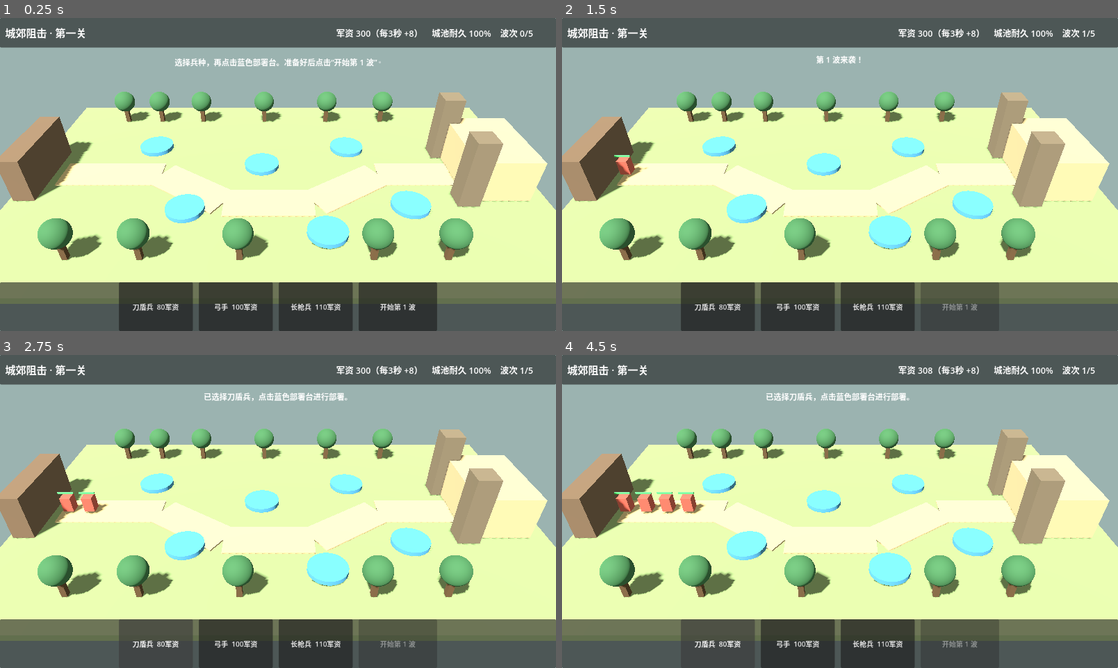
Above: before the commit, frames 1-4 (two rows, left to right).
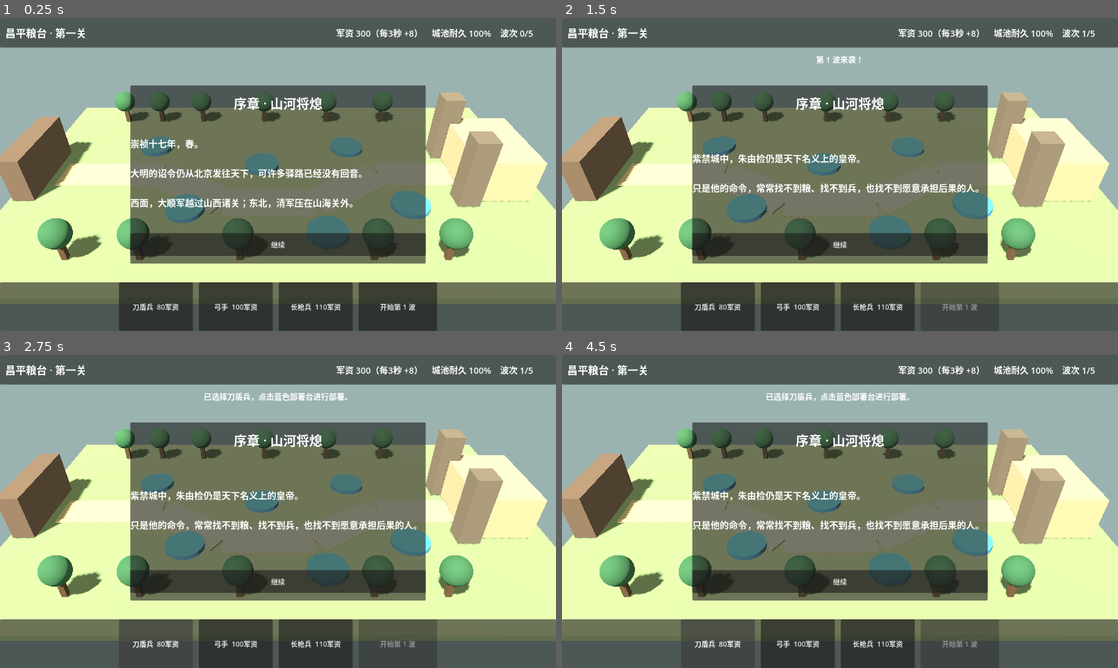
Above: after the commit, the same moments.

Repository: Pinguopai/Tower-Defense---Enemies-from-Both-Sides
Game: Godot game, scene res://scenes/Main.tscn
Two runs of this game, one before a commit and one after it. Both use one fixed random seed, a clock stepped at 60 frames per second and the inputs below.
Inputs (mouse positions are in pixels of both pictures, inside the frame that each line leads up to):
- Up to frame 1 (0.25 s): no input
- Up to frame 2 (1.5 s): click (840, 243) at 0.5 s, where only the run after the commit has a clickable "继续"; click "开始第 1 波" at 1.25 s
- Up to frame 3 (2.75 s): click "刀盾兵 80军资" at 2 s
- Up to frame 4 (4.5 s): click "弓手 100军资" at 2.75 s; click "长枪兵 110军资" at 3.5 s; click "刀盾兵 80军资" at 4.25 s

The runs differ from the first frame. In frame 1, 31% of the frame differs, in the area x 1-77%, y 3-79%; in frame 2, 31%; in frame 3, 31%; in frame 4, 31%.

Commit message:
内容提交

Diff:
--- a/client/scripts/main.gd
+++ b/client/scripts/main.gd
@@ -41,12 +41,22 @@
 var income_wait := 0.0
 var camera_angle := 0.0
 var camera_distance := 20.0
+var story_panel: PanelContainer
+var story_label: Label
+var story_next_button: Button
+var story_page := 0
+var story_pages := [
+	"崇祯十七年，春。\n\n大明的诏令仍从北京发往天下，可许多驿路已经没有回音。\n\n西面，大顺军越过山西诸关；东北，清军压在山海关外。",
+	"紫禁城中，朱由检仍是天下名义上的皇帝。\n\n只是他的命令，常常找不到粮、找不到兵，也找不到愿意承担后果的人。",
+	"【昌平粮台急报】\n\n宁武方向烽火已绝。库中尚有京师急需的粮秣与箭药，守军不足，请示焚仓撤退。",
+	"你的手指触及山河图。散落的兵牌重新排列，封死的军械库自行开启。\n\n奇观没有创造士兵。它只是让来不及集结的人，赶在城门关闭前站到了自己的位置上。"
+]
 
 func _ready() -> void:
 	_build_world()
 	_build_hud()
 	_update_status()
-	_show_message("选择兵种，再点击蓝色部署台。准备好后点击“开始第 1 波”。")
+	_show_story()
 
 func _process(delta: float) -> void:
 	if Input.is_action_pressed("camera_rotate_left"):
@@ -56,6 +66,8 @@
 		camera_angle -= delta
 		_update_camera()
 	if game_finished:
+		return
+	if story_panel and story_panel.visible:
 		return
 	_income_tick(delta)
 	_spawn_tick(delta)
@@ -123,7 +135,7 @@
 	top_box.add_theme_constant_override("separation", 24)
 	top_panel.add_child(top_box)
 	var title := Label.new()
-	title.text = "  城郊阻击 · 第一关"
+	title.text = "  昌平粮台 · 第一关"
 	title.add_theme_font_size_override("font_size", 24)
 	title.size_flags_horizontal = Control.SIZE_EXPAND_FILL
 	top_box.add_child(title)
@@ -164,14 +176,16 @@
 	hud.add_child(message_label)
 	result_panel = PanelContainer.new()
 	result_panel.set_anchors_preset(Control.PRESET_CENTER)
-	result_panel.position = Vector2(-230, -130)
-	result_panel.size = Vector2(460, 260)
+	result_panel.position = Vector2(-300, -190)
+	result_panel.size = Vector2(600, 380)
 	result_panel.visible = false
 	hud.add_child(result_panel)
 	var result_box := VBoxContainer.new()
 	result_box.alignment = BoxContainer.ALIGNMENT_CENTER
 	result_panel.add_child(result_box)
 	result_label = Label.new()
+	result_label.custom_minimum_size = Vector2(540, 270)
+	result_label.autowrap_mode = TextServer.AUTOWRAP_WORD_SMART
 	result_label.horizontal_alignment = HORIZONTAL_ALIGNMENT_CENTER
 	result_label.add_theme_font_size_override("font_size", 28)
 	result_box.add_child(result_label)
@@ -180,6 +194,49 @@
 	restart.custom_minimum_size = Vector2(180, 52)
 	restart.pressed.connect(get_tree().reload_current_scene)
 	result_box.add_child(restart)
+	_build_story_panel()
+
+# 创建序章剧情面板，用于交代朱由检和京畿战局。
+func _build_story_panel() -> void:
+	story_panel = PanelContainer.new()
+	story_panel.set_anchors_preset(Control.PRESET_CENTER)
+	story_panel.position = Vector2(-340, -205)
+	story_panel.size = Vector2(680, 410)
+	hud.add_child(story_panel)
+	var story_box := VBoxContainer.new()
+	story_box.alignment = BoxContainer.ALIGNMENT_CENTER
+	story_box.add_theme_constant_override("separation", 24)
+	story_panel.add_child(story_box)
+	var story_title := Label.new()
+	story_title.text = "序章 · 山河将熄"
+	story_title.horizontal_alignment = HORIZONTAL_ALIGNMENT_CENTER
+	story_title.add_theme_font_size_override("font_size", 30)
+	story_box.add_child(story_title)
+	story_label = Label.new()
+	story_label.custom_minimum_size = Vector2(600, 230)
+	story_label.autowrap_mode = TextServer.AUTOWRAP_WORD_SMART
+	story_label.vertical_alignment = VERTICAL_ALIGNMENT_CENTER
+	story_label.add_theme_font_size_override("font_size", 21)
+	story_box.add_child(story_label)
+	story_next_button = Button.new()
+	story_next_button.text = "继续"
+	story_next_button.custom_minimum_size = Vector2(180, 52)
+	story_next_button.pressed.connect(_advance_story)
+	story_box.add_child(story_next_button)
+
+# 显示当前序章页，并在末页提示玩家进入战斗。
+func _show_story() -> void:
+	story_label.text = story_pages[story_page]
+	story_next_button.text = "进入战斗" if story_page == story_pages.size() - 1 else "继续"
+
+# 推进序章；阅读结束后关闭面板并恢复部署引导。
+func _advance_story() -> void:
+	story_page += 1
+	if story_page >= story_pages.size():
+		story_panel.visible = false
+		_show_message("保住粮台，让粮秣与军报送入北京。选择兵种并点击蓝色部署台。")
+		return
+	_show_story()
 
 func _add_deployment_spots() -> void:
 	var positions := [Vector3(-8, 0.15, -3.0), Vector3(-5, 0.15, 3.3), Vector3(-1, 0.15, -0.9), Vector3(2.5, 0.15, 5.1), Vector3(4.5, 0.15, -2.9), Vector3(7.2, 0.15, 3.0)]
@@ -359,7 +416,7 @@
 	next_wave_button.disabled = true
 	result_panel.visible = true
 	if victory:
-		result_label.text = "守城成功\n\n城池耐久 %d%%\n剩余军资 %d\n战果奖励 %d" % [city_health, supplies, 300 + city_health * 2]
+		result_label.text = "昌平粮台守住了\n\n捷报正在送往北京\n山河图边缘却浮现出不属于此世的城影\n\n此处已暂时稳定——请选择下一个世界\n\n城防 %d%% · 剩余军资 %d · 战果 %d" % [city_health, supplies, 300 + city_health * 2]
 	else:
 		result_label.text = "城池失守\n\n防线已被突破\n调整兵种位置后再战"
 
Not shown, changed: docs/README.md
Not shown, changed: docs/兵种与战斗规则.md
Not shown, added: docs/开放式剧情框架.md
Not shown, added: docs/朱由检剧情需求调研.md
Not shown, changed: docs/第一版需求文档.md
Not shown, changed: docs/设计文档.md
